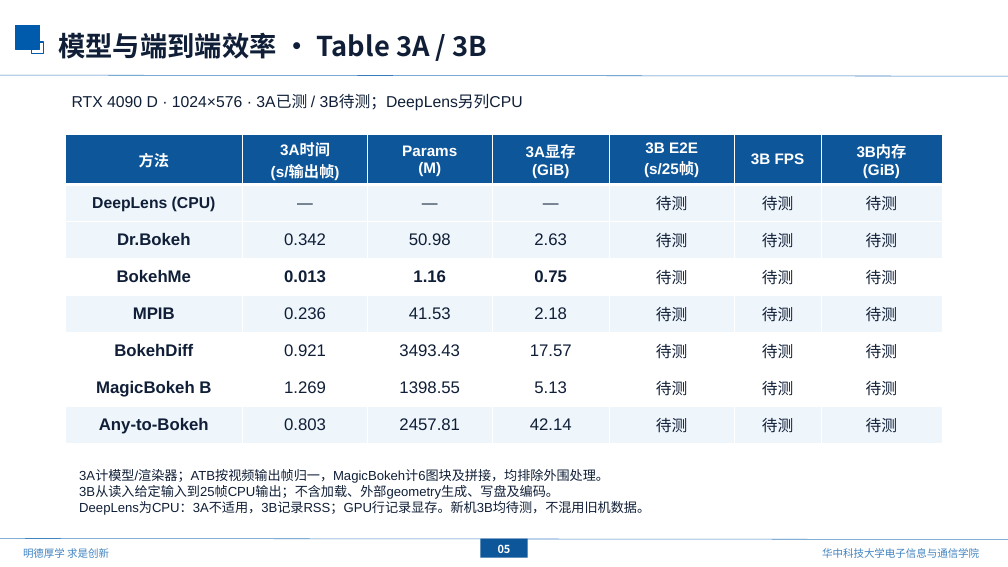
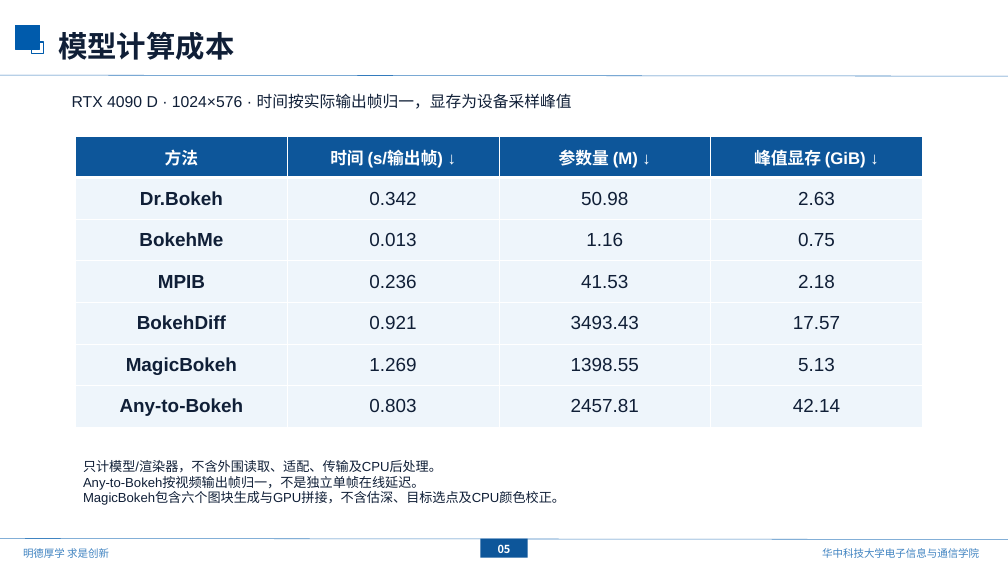
Before and after one commit to mengmcy1/OPPO-depth-guided-video-bokeh, a slide deck: slide 6 of 汇报/下次汇报草稿_基线更新与ATB分析/基线更新与ATB效率分析_草稿.pptx. Drawn at 1008x567 pixels with LibreOffice and Linux fonts; fonts in the diff are those of the drawing; background and template pictures are left out. Boxes give left, top, right and bottom in pixels: in the first picture for what was removed or moved away, otherwise in the second. Text is boxed around its words. In the diff, an @@ line names an element or a change of style, - is before the commit and + after.

```diff
--- a/汇报/下次汇报草稿_基线更新与ATB分析/基线更新与ATB效率分析_草稿.pptx
+++ b/汇报/下次汇报草稿_基线更新与ATB分析/基线更新与ATB效率分析_草稿.pptx
@@ text at [58,32,234,60]: text changed; size 26 to 28 pt @@
-模型与端到端效率 · Table 3A / 3B
+模型计算成本
@@ text at [72,93,572,109]: text changed @@
-RTX 4090 D · 1024×576 · 3A已测 / 3B待测；DeepLens另列CPU
+RTX 4090 D · 1024×576 · 时间按实际输出帧归一，显存为设备采样峰值
@@ table at [76,136,923,427] @@
-方法 | 3A时间 / (s/输出帧) | Params / (M) | 3A显存 / (GiB) | 3B E2E / (s/25帧) | 3B FPS | 3B内存 / (GiB)
-DeepLens (CPU) | — | — | — | 待测 | 待测 | 待测
-Dr.Bokeh | 0.342 | 50.98 | 2.63 | 待测 | 待测 | 待测
-BokehMe | 0.013 | 1.16 | 0.75 | 待测 | 待测 | 待测
-MPIB | 0.236 | 41.53 | 2.18 | 待测 | 待测 | 待测
-BokehDiff | 0.921 | 3493.43 | 17.57 | 待测 | 待测 | 待测
-MagicBokeh B | 1.269 | 1398.55 | 5.13 | 待测 | 待测 | 待测
-Any-to-Bokeh | 0.803 | 2457.81 | 42.14 | 待测 | 待测 | 待测
+方法 | 时间 (s/输出帧) ↓ | 参数量 (M) ↓ | 峰值显存 (GiB) ↓
+Dr.Bokeh | 0.342 | 50.98 | 2.63
+BokehMe | 0.013 | 1.16 | 0.75
+MPIB | 0.236 | 41.53 | 2.18
+BokehDiff | 0.921 | 3493.43 | 17.57
+MagicBokeh | 1.269 | 1398.55 | 5.13
+Any-to-Bokeh | 0.803 | 2457.81 | 42.14
@@ table: place and size @@
-table at [65,135,942,444]
+table at [76,136,923,427]
@@ text at [83,460,565,505]: text changed @@
-3A计模型/渲染器；ATB按视频输出帧归一，MagicBokeh计6图块及拼接，均排除外围处理。
-3B从读入给定输入到25帧CPU输出；不含加载、外部geometry生成、写盘及编码。
-DeepLens为CPU：3A不适用，3B记录RSS；GPU行记录显存。新机3B均待测，不混用旧机数据。
+只计模型/渲染器，不含外围读取、适配、传输及CPU后处理。
+Any-to-Bokeh按视频输出帧归一，不是独立单帧在线延迟。
+MagicBokeh包含六个图块生成与GPU拼接，不含估深、目标选点及CPU颜色校正。
```
Also in this commit, not shown: 3 other slides changed, 1 slide added, 2 other files.
